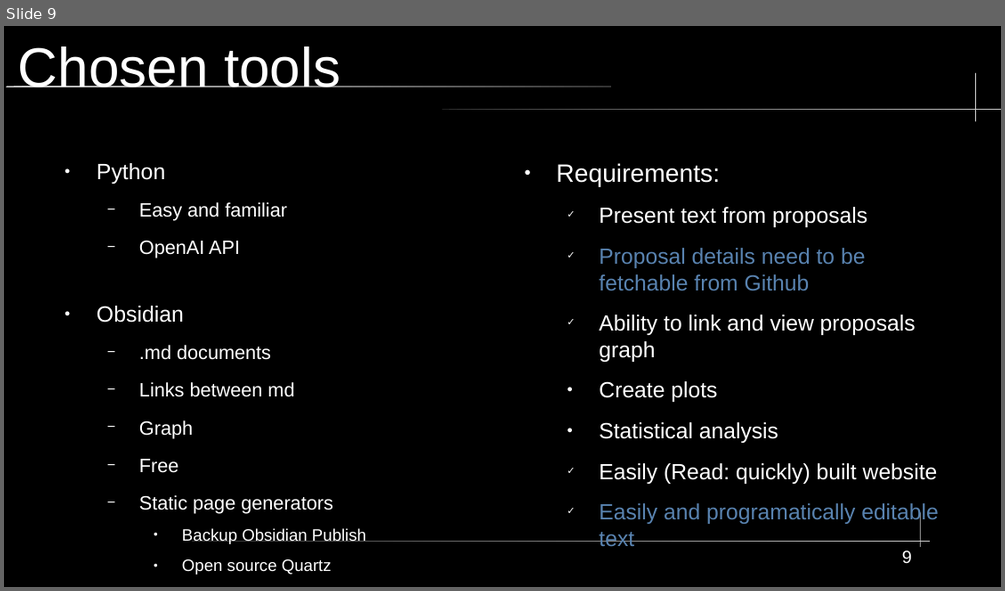
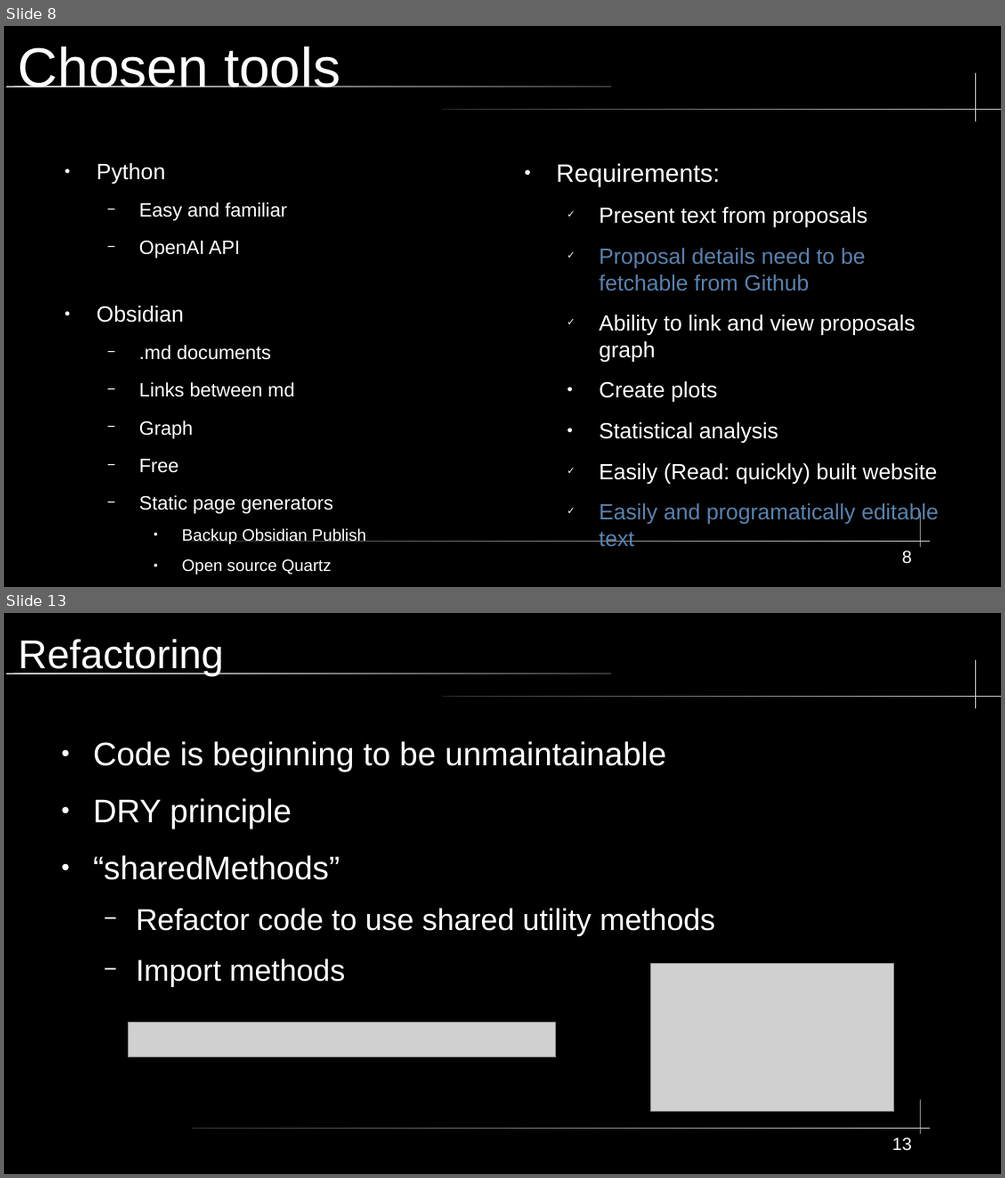
Before and after one commit to KWaloen/tc39_proposals_project, a slide deck: Data Analysis/Presentation/JS Proposals Project.odp. Shown one above the other, each under a label of ours: slide 9 before the commit, slides 8 and 13 after it; the slides between them are not shown. The pictures are 1005x591 and 1005x1178 pixels, drawn with LibreOffice and Linux fonts; fonts in the diff are those of the drawing; grey boxes stand for pictures. Boxes give left, top, right and bottom in pixels: in the first picture for what was removed or moved away, otherwise in the second. Text is boxed around its words. In the diff, an @@ line names an element or a change of style, - is before the commit and + after.

```diff
--- a/Data Analysis/Presentation/JS Proposals Project.odp
+++ b/Data Analysis/Presentation/JS Proposals Project.odp
@@ slide 13 added at bbox=[4, 613, 1001, 1174], background #000000; not listed: 5 template elements that a slide beside it also shows @@
@@ title added at bbox=[18, 639, 224, 675], 32 pt, text #FFFFFF @@
+Refactoring
@@ text added at bbox=[93, 741, 715, 986], 26 pt, text #FFFFFF @@
+● Code is beginning to be unmaintainable
+● DRY principle
+● “sharedMethods”
+  − Refactor code to use shared utility methods
+  − Import methods
@@ picture added at bbox=[652, 964, 895, 1111] @@
@@ picture added at bbox=[129, 1022, 556, 1057] @@
@@ page number added at bbox=[892, 1137, 912, 1151], 14 pt, text #FFFFFF @@
+13
@@ what was slide 9 is now slide 8 @@
@@ page number at bbox=[902, 550, 912, 564]: text changed @@
-9
+8
```
Also in this commit, not shown: 7 slides changed, 22 other slides added.
